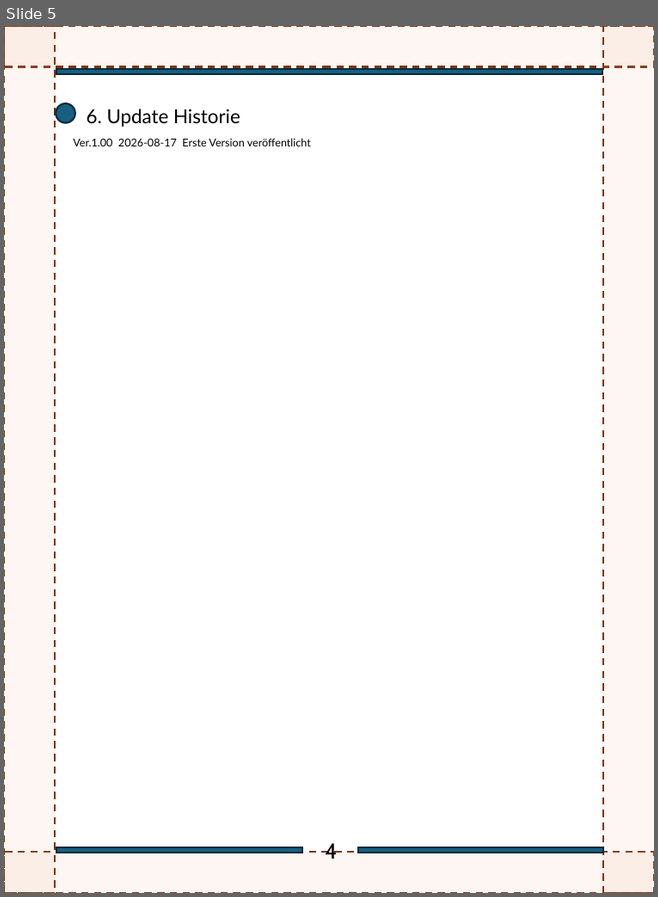
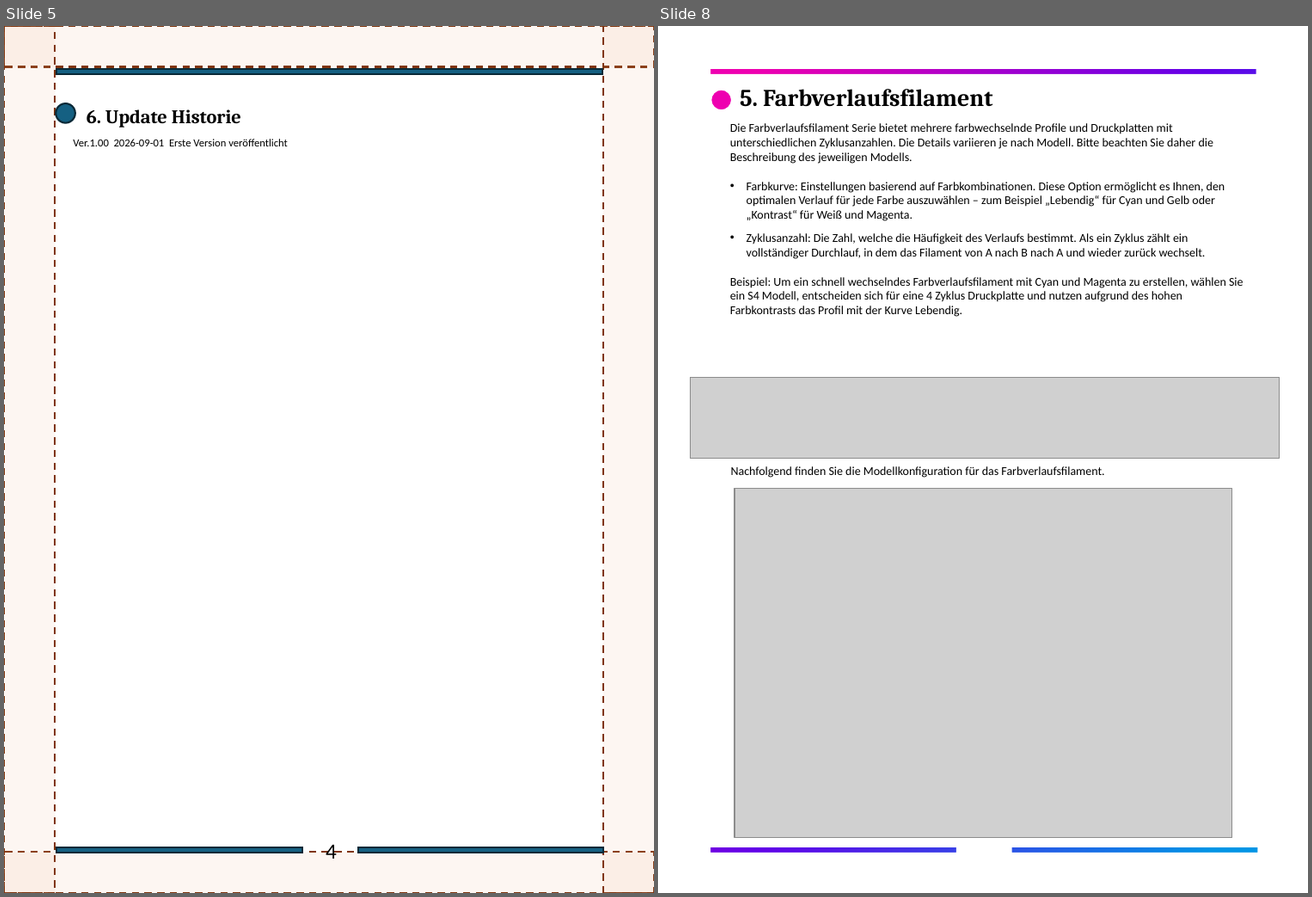
Before and after one commit to FlexChromaHQ/FlexChroma, a slide deck: Documents/Original/FlexChroma_Tour_Guide_DE.pptx. Shown side by side, each under a label of ours: slide 5 before the commit, slides 5 and 8 after it; the slides between them are not shown. The pictures are 658x897 and 1312x897 pixels, drawn with LibreOffice and Linux fonts; fonts in the diff are those of the drawing; grey boxes stand for pictures. Boxes give left, top, right and bottom in pixels: in the first picture for what was removed or moved away, otherwise in the second. Text is boxed around its words. In the diff, an @@ line names an element or a change of style, - is before the commit and + after.

```diff
--- a/Documents/Original/FlexChroma_Tour_Guide_DE.pptx
+++ b/Documents/Original/FlexChroma_Tour_Guide_DE.pptx
@@ slide 8 added at box(658, 26, 1308, 893), background #FFFFFF @@
@@ freeform shape added at box(660, 26, 1308, 893), fill #FFFFFF @@
@@ rectangle added at box(663, 30, 1307, 889), fill gradient #EE00B0 to #6200E8 to #0095E5 @@
@@ text added at box(740, 89, 993, 107), 20 pt, text #000000, bold @@
+5. Farbverlaufsfilament
@@ text added at box(730, 123, 1244, 317), 10 pt, text #000000 @@
+Die Farbverlaufsfilament Serie bietet mehrere farbwechselnde Profile und Druckplatten mit unterschiedlichen Zyklusanzahlen. Die Details variieren je nach Modell. Bitte beachten Sie daher die Beschreibung des jeweiligen Modells.
+• Farbkurve: Einstellungen basierend auf Farbkombinationen. Diese Option ermöglicht es Ihnen, den optimalen Verlauf für jede Farbe auszuwählen – zum Beispiel „Lebendig“ für Cyan und Gelb oder „Kontrast“ für Weiß und Magenta.
+• Zyklusanzahl: Die Zahl, welche die Häufigkeit des Verlaufs bestimmt. Als ein Zyklus zählt ein vollständiger Durchlauf, in dem das Filament von A nach B nach A und wieder zurück wechselt.
+Beispiel: Um ein schnell wechselndes Farbverlaufsfilament mit Cyan und Magenta zu erstellen, wählen Sie ein S4 Modell, entscheiden sich für eine 4 Zyklus Druckplatte und nutzen aufgrund des hohen Farbkontrasts das Profil mit der Kurve Lebendig.
@@ picture added at box(690, 377, 1280, 459) @@
@@ text added at box(731, 466, 1104, 478), 10 pt, text #000000 @@
+Nachfolgend finden Sie die Modellkonfiguration für das Farbverlaufsfilament.
@@ picture added at box(735, 488, 1232, 837) @@
@@ slide 5 changed as well @@
@@ text "6. Update Historie" at box(87, 109, 241, 127): font Lato to Cambria, bold on @@
@@ text at box(73, 139, 288, 146): text changed; font Lato to Calibri @@
-Ver.1.00 2026-08-17 Erste Version veröffentlicht
+Ver.1.00 2026-09-01 Erste Version veröffentlicht
@@ text "4" at box(326, 844, 337, 858): font Cabin to Calibri @@
```
Also in this commit, not shown: 4 other slides changed, 3 other slides added, 4 other files.
